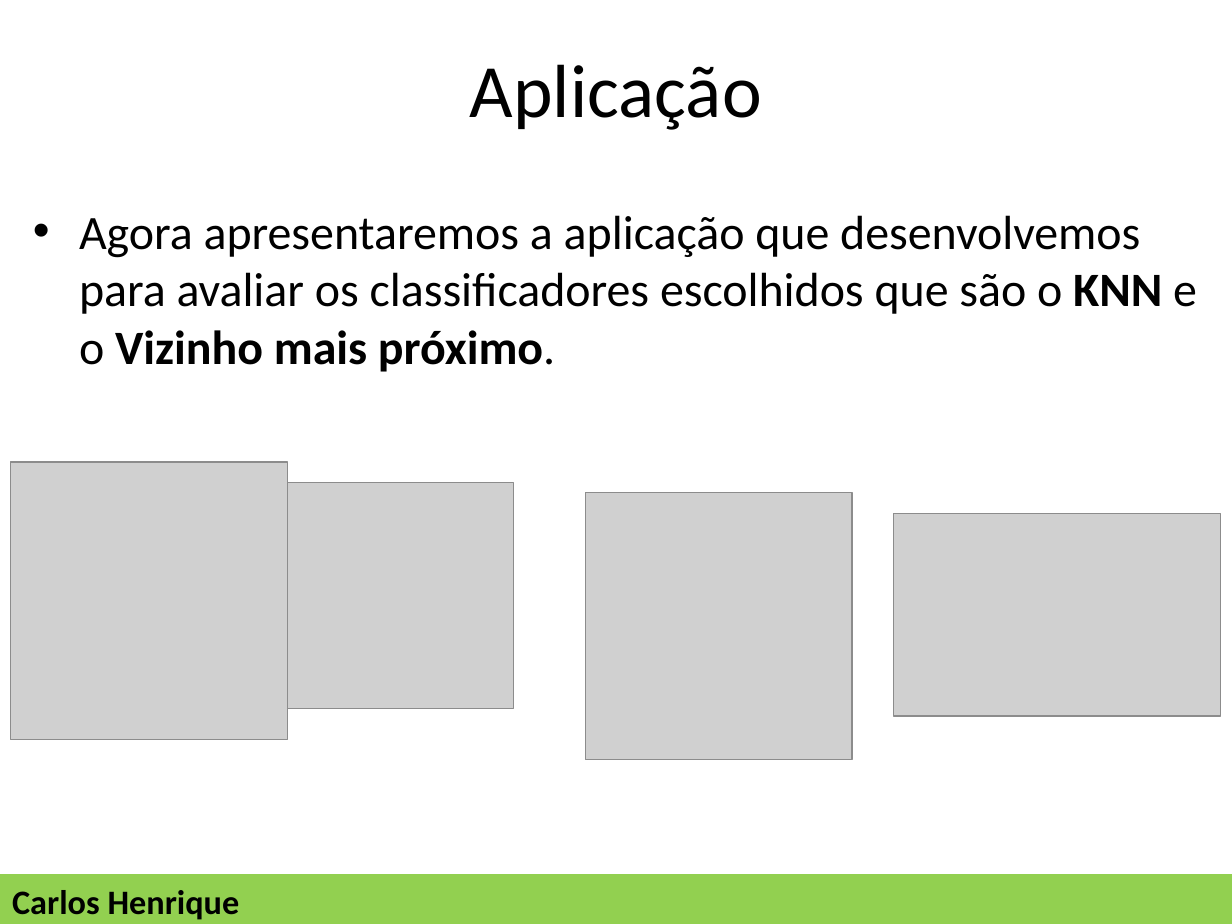
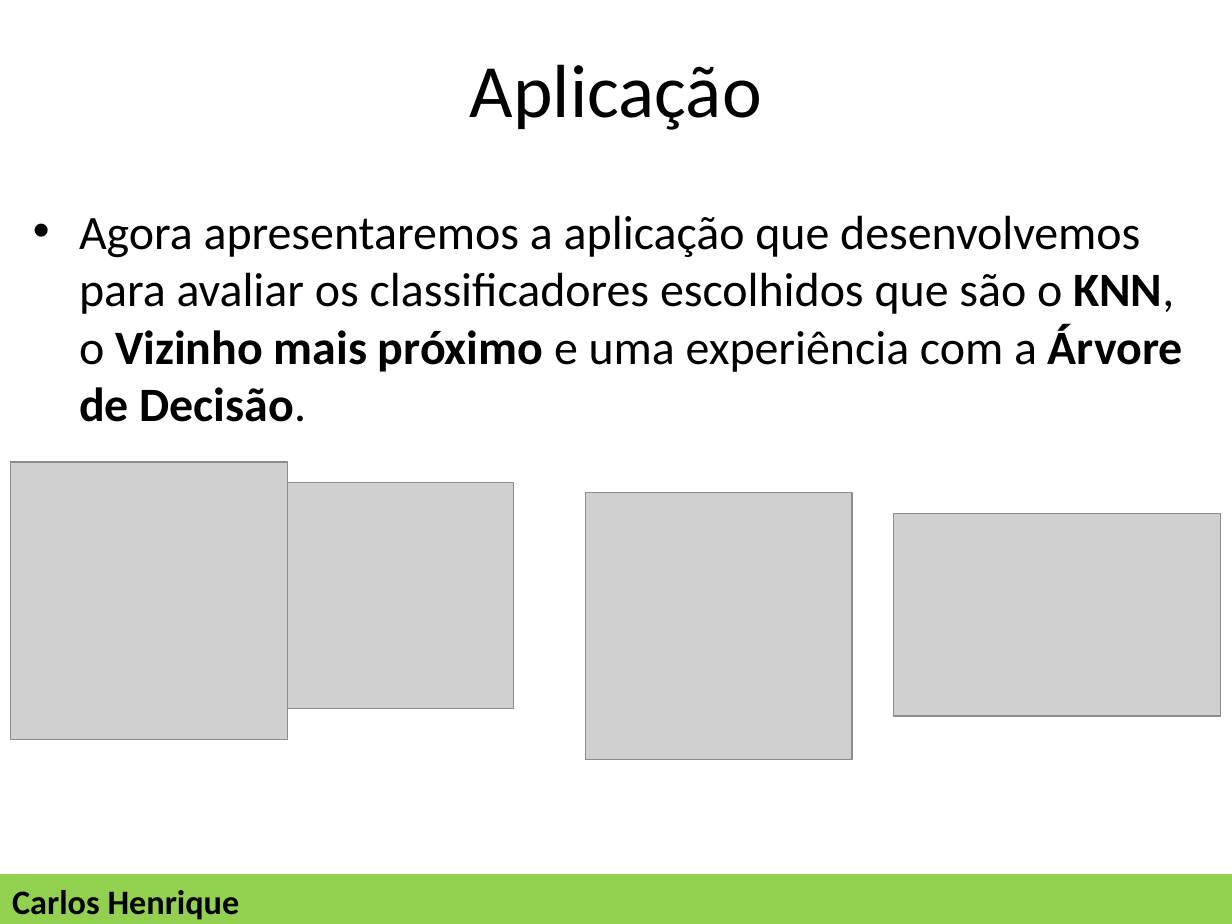
Before and after one commit to jaxbriggs/projeto_inteligencia_artificial, a slide deck: slide 10 of Apresentação.pptx. Drawn at 1232x924 pixels with LibreOffice and Linux fonts; fonts in the diff are those of the drawing; grey boxes stand for pictures. Boxes give left, top, right and bottom in pixels: in the first picture for what was removed or moved away, otherwise in the second. Text is boxed around its words. In the diff, an @@ line names an element or a change of style, - is before the commit and + after.

```diff
--- a/Apresentação.pptx
+++ b/Apresentação.pptx
@@ text at bbox=[79, 215, 1183, 422]: text changed @@
-• Agora apresentaremos a aplicação que desenvolvemos para avaliar os classificadores escolhidos que são o KNN e o Vizinho mais próximo.
+• Agora apresentaremos a aplicação que desenvolvemos para avaliar os classificadores escolhidos que são o KNN, o Vizinho mais próximo e uma experiência com a Árvore de Decisão.
```
Also in this commit, not shown: 1 other slide changed.
